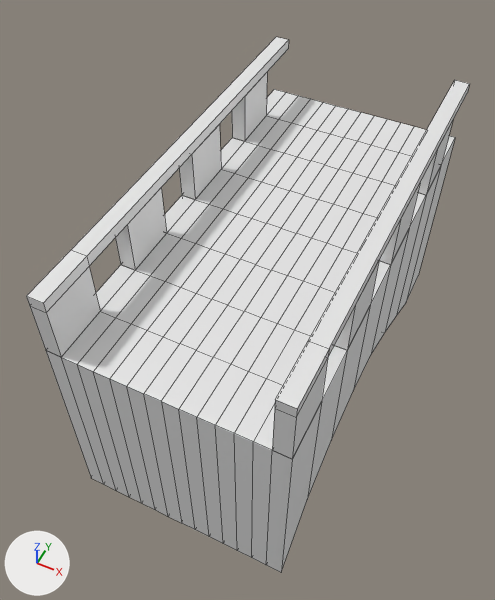
One commit to the Blender file Blender/brug.blend: the scene before it, then after it.
Before and after are seen from a 50 mm lens placed at (1.73, -4.09, 6.2), pointed at (-0.2, -0.23, 1.37). The axes (+X, +Y, +Z) are drawn at lower left. The lights are the same throughout. Mesh edges are drawn as thin lines.
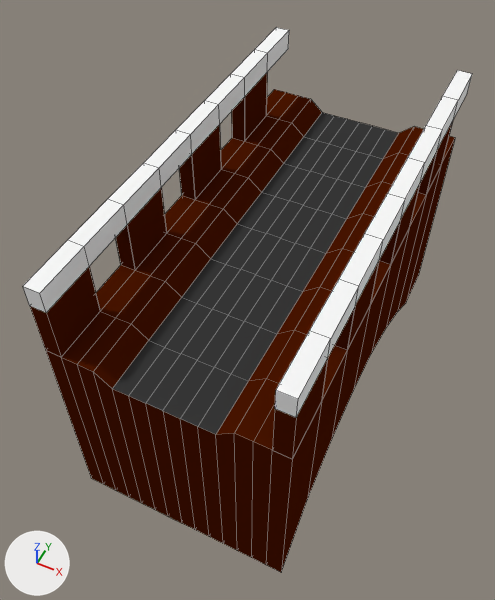
Commit message: ingekleurde brug

Patch to the scene script:
```diff
--- a/Blender/brug.blend.py
+++ b/Blender/brug.blend.py
@@ mat_saaibruin @@
+mat_saaibruin = diffuse_material('SaaiBruin')
+mat_saaibruin.base_color = (0.07, 0.00794, 0.0)  # brown #4b1600
@@ mat_zwart @@
+mat_zwart = diffuse_material('Zwart')
+mat_zwart.base_color = (0.0397, 0.0397, 0.0397)  # black #383838
@@ mat_railing @@
+mat_railing = diffuse_material('Railing')
+mat_railing.base_color = (0.955, 0.955, 0.955)  # white #fafafa
@@ me_plane @@
 # used by ob_plane; location = (0.0, -7.05, 1.41); scale = (1.4, 1.4, 1.4)
-me_plane.from_pydata(...)  # 184 vertices, 174 faces; spans x 0.0..0.71, y 3.63..6.49, z -0.9..0.96
+me_plane.from_pydata(...)  # 224 vertices, 220 faces; spans x 0.0..0.71, y 3.63..6.49, z -0.9..1.03
+# me_plane part 1
+# 24 faces are deleted
+# 36 vertices in x 0.0..0.31, y 3.63..6.49, z 0.53 move by (0.0, 0.0, -0.09)
+# 8 vertices in x 0.0..0.71, y 5.77, z -0.69 move by (0.0, 0.0, 0.05)
+# 8 vertices in x 0.0..0.71, y 5.41, z -0.5 move by (0.0, 0.0, 0.04)
+# 8 vertices in x 0.0..0.71, y 5.06, z -0.36 move by (0.0, 0.0, 0.02)
+# 6 vertices in x 0.61..0.71, y 3.63..6.49, z 0.96 move by (0.0, 0.0, 0.07)
+# 16 vertices are added at x 0.61..0.71, y 3.99..6.13, z 0.88..1.03
+# 24 new vertices lie (0.0, 0.0, 0.15) away from vertices in x 0.61..0.71, y 4.34..6.13, z 0.88
+# 25 new faces join them, mat_saaibruin (brown #4b1600)
+# 45 new faces join them, mat_railing (white #fafafa)
+# me_plane part 2: 121 faces spanning x 0.0..0.71, y 3.63..6.49, z -0.9..0.88 switch from no material to mat_saaibruin (brown #4b1600)
+# me_plane part 3: 24 faces spanning x 0.0..0.31, y 3.63..6.49, z 0.44 switch from no material to mat_zwart (black #383838)
+# me_plane part 4: 5 faces spanning x 0.61..0.71, y 3.63..6.49, z 0.88..1.03 switch from no material to mat_railing (white #fafafa)
```

Changed parts and their boxes [x1, y1, x2, y2] in the pictures (495 x 600 px):
'Plane', reshaped: before [26, 37, 470, 572]; after [23, 27, 472, 572]
part 1 of me_plane, built on: before [71, 37, 470, 550]; after [68, 27, 472, 550]
part 2 of me_plane, recoloured (white to brown): [30, 73, 455, 572] in both
part 3 of me_plane, recoloured: before [110, 102, 400, 425]; after [113, 112, 398, 434]
part 4 of me_plane, recoloured: before [26, 250, 329, 418]; after [23, 240, 330, 418]
